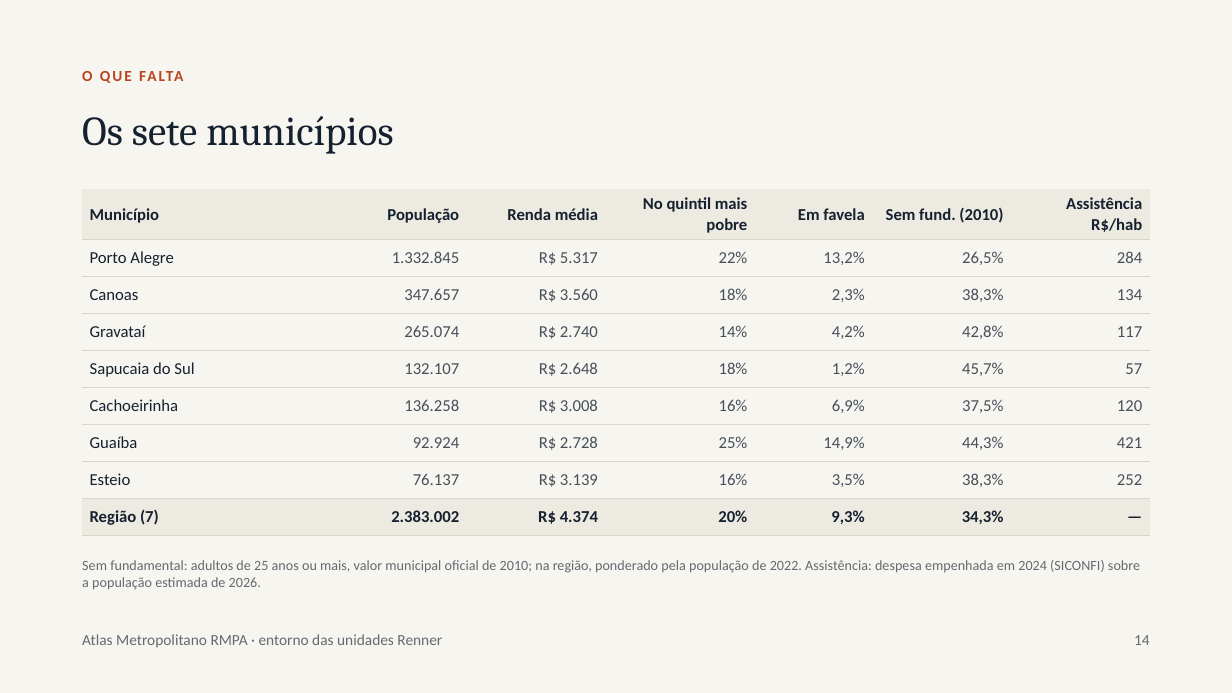
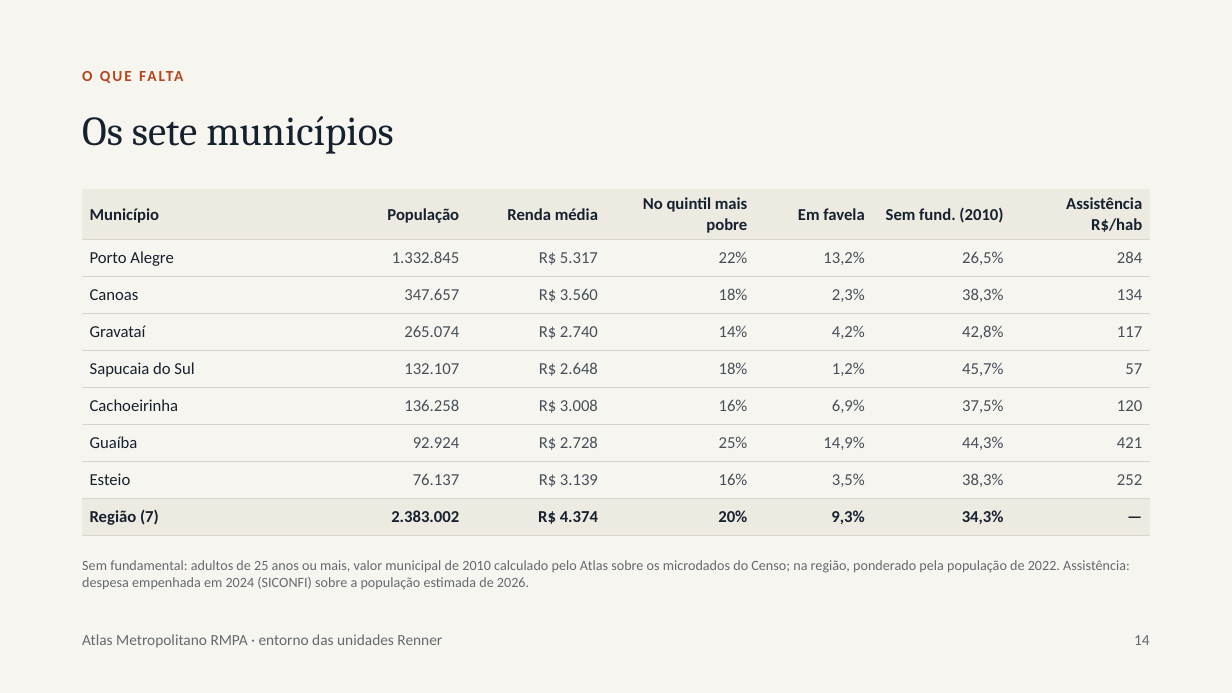
Before and after one commit to pedromartinilehn/DesenvolvimentoEconomico, a slide deck: slide 14 of docs/APRESENTACAO-entorno-lojas.pptx. Drawn at 1232x693 pixels with LibreOffice and Linux fonts; fonts in the diff are those of the drawing. Boxes give left, top, right and bottom in pixels: in the first picture for what was removed or moved away, otherwise in the second. Text is boxed around its words. In the diff, an @@ line names an element or a change of style, - is before the commit and + after.

```diff
--- a/docs/APRESENTACAO-entorno-lojas.pptx
+++ b/docs/APRESENTACAO-entorno-lojas.pptx
@@ text at box(82, 560, 1130, 590): text changed @@
-Sem fundamental: adultos de 25 anos ou mais, valor municipal oficial de 2010; na região, ponderado pela população de 2022. Assistência: despesa empenhada em 2024 (SICONFI) sobre a população estimada de 2026.
+Sem fundamental: adultos de 25 anos ou mais, valor municipal de 2010 calculado pelo Atlas sobre os microdados do Censo; na região, ponderado pela população de 2022. Assistência: despesa empenhada em 2024 (SICONFI) sobre a população estimada de 2026.
```
Also in this commit, not shown: 1 other slide changed, 24 other files.
